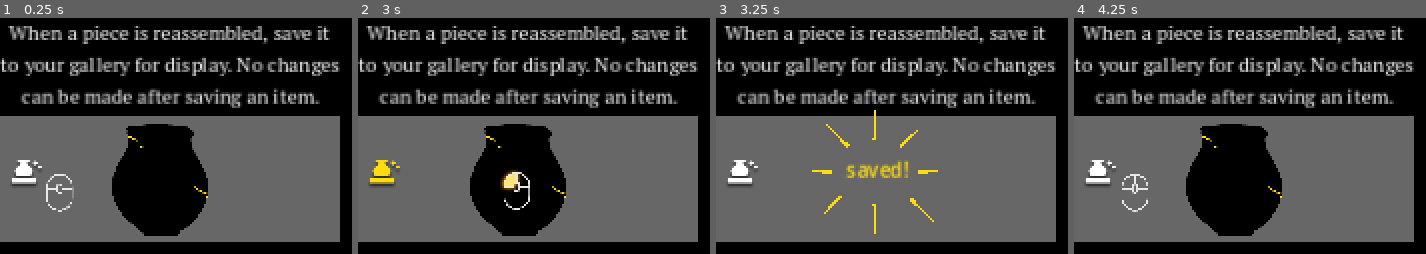
Above: before the commit, frames 1-4 (left to right).
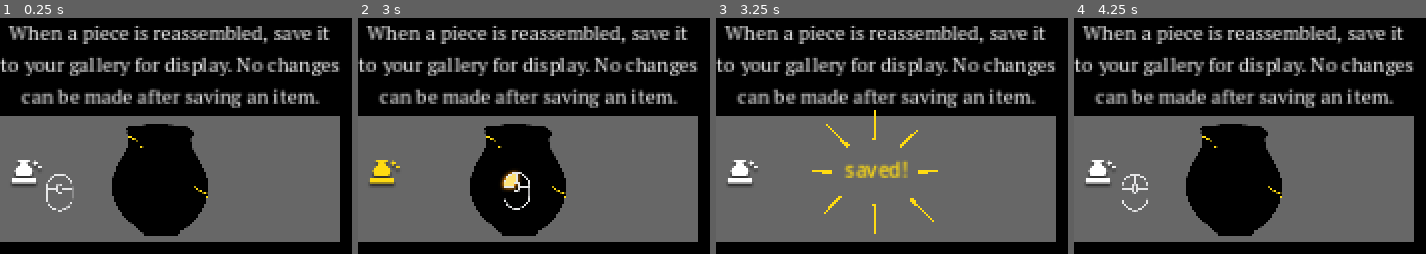
Above: after the commit, the same moments.

Repository: feyrkh/Exploratory
Game: Godot game, scene res://pottery/tutorial/SaveItemTutorial.tscn
Two runs of this game, one before a commit and one after it. Both use one fixed random seed, a clock stepped at 60 frames per second and the inputs below. This scene is started directly instead of the project's main scene. Sound files missing from this copy of the repository are replaced by a short silence.
Inputs (mouse positions are in pixels of both pictures, inside the frame that each line leads up to):
- Up to frame 1 (0.25 s): no input
- Up to frame 2 (3 s): tap Enter at 0.5 s; move the mouse to (outside the picture) at 0.52 s; hold D (right) 0.53-1.25 s; tap Space (add_crack) at 0.6 s; click (outside the picture) at 0.67 s; click (outside the picture) at 1.25 s; drag from (outside the picture) to (outside the picture) at 1.27 s; move the mouse to (outside the picture) at 2.02 s; hold D (right) 2.03-2.75 s; hold Tab (change_click_mode) 2.03-2.75 s; click (outside the picture) at 2.75 s; drag from (outside the picture) to (outside the picture) at 2.77 s
- Up to frame 3 (3.25 s): no input
- Up to frame 4 (4.25 s): click (outside the picture) at 3.5 s; move the mouse to (outside the picture) at 3.52 s; hold A (left) from 3.53 s (still down); hold Shift (disable_collision) from 3.53 s (still down)

Frames 1-2 are identical in both runs. In frame 3, 0.6% of the frame differs, in the area x 36-55%, y 61-68%; in frame 4, nothing differs.

Commit message:
Tweak save tutorial

Diff:
--- a/pottery/tutorial/SaveItemTutorial.tscn
+++ b/pottery/tutorial/SaveItemTutorial.tscn
@@ -340,9 +340,9 @@
 width_curve = SubResource("Curve_qnpve")
 
 [node name="Label" type="Label" parent="Starburst"]
-offset_left = 104.0
+offset_left = 103.0
 offset_top = 110.0
-offset_right = 154.0
+offset_right = 153.0
 offset_bottom = 133.0
 text = "saved!"
 
